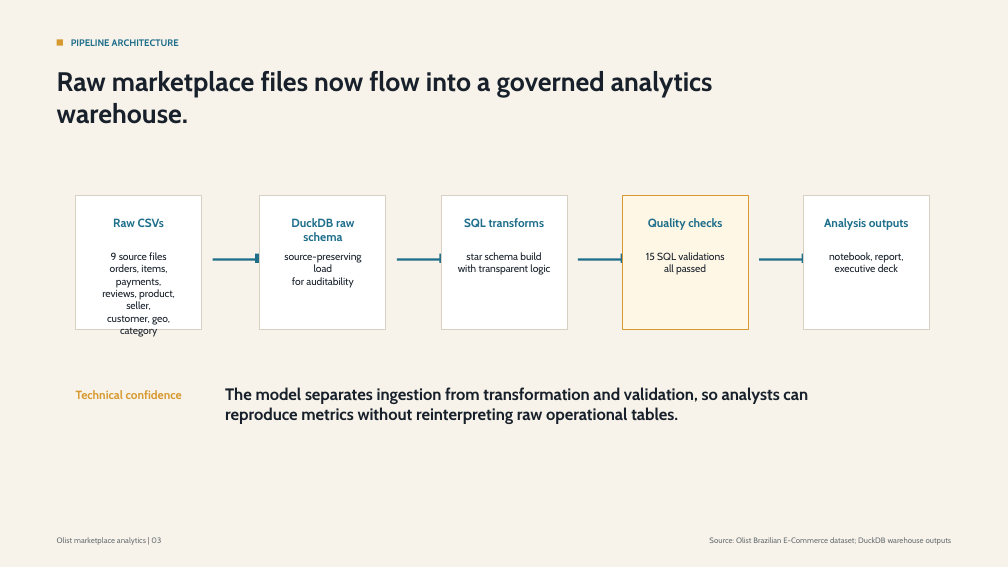
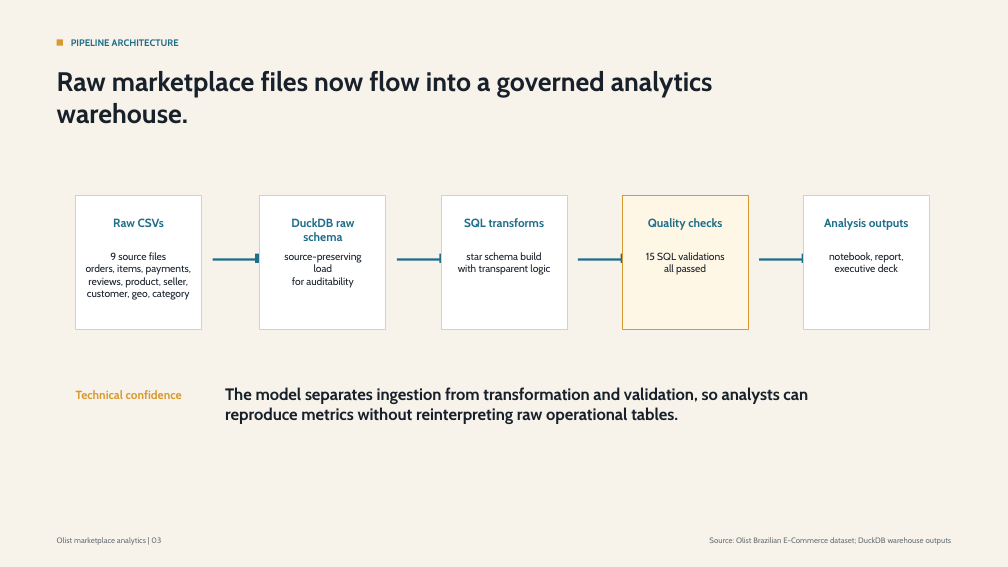
Before and after one commit to piloiv/module2-data-engineering-project, a slide deck: slide 3 of slides/olist-marketplace-analytics-executive-technical-deck.pptx. Drawn at 1008x567 pixels with LibreOffice and Linux fonts; fonts in the diff are those of the drawing. Boxes give left, top, right and bottom in pixels: in the first picture for what was removed or moved away, otherwise in the second. Text is boxed around its words. In the diff, an @@ line names an element or a change of style, - is before the commit and + after.

```diff
--- a/slides/olist-marketplace-analytics-executive-technical-deck.pptx
+++ b/slides/olist-marketplace-analytics-executive-technical-deck.pptx
@@ text "9 source files" rewrapped from (102,252,175,337) to (86,252,191,300) @@
```
Also in this commit, not shown: 3 other slides changed.
